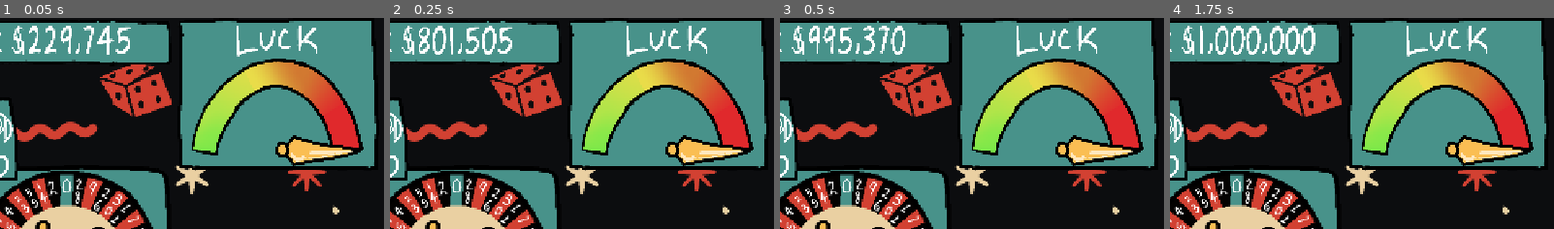
Above: before the commit, frames 1-4 (left to right).
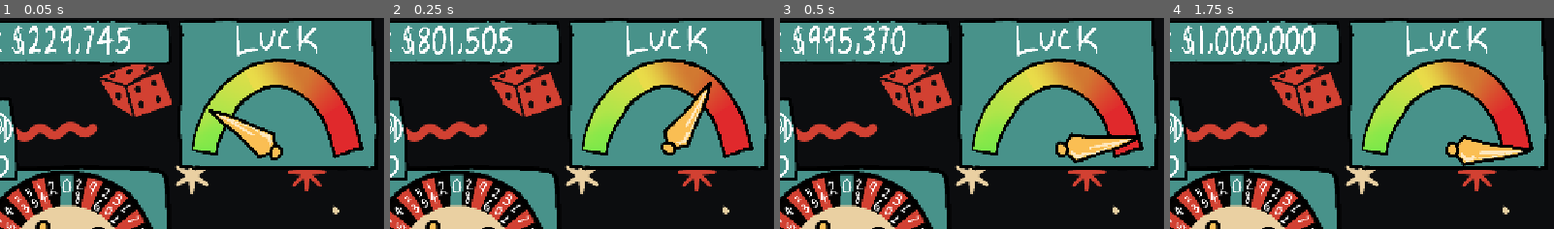
Above: after the commit, the same moments.

Repository: JordanRaia/gmtk-game-jam-2026
Game: Godot game, scene res://MainScene.tscn
Two runs of this game, one before a commit and one after it. Both use one fixed random seed, a clock stepped at 60 frames per second and the inputs below.
Inputs (mouse positions are % of the whole screen's width and height, from its top left):
- Up to frame 1 (0.05 s): no input
- Up to frame 2 (0.25 s): no input
- Up to frame 3 (0.5 s): no input
- Up to frame 4 (1.75 s): drag from (34, 92) to (60, 28) at 0.52 s; drag from (43, 92) to (44, 71) at 1.27 s
The pictures show only the part of the screen within x 50-100%, y 1-51%; the shares and areas given below are measured in that part.

The runs differ from the first frame. In frame 1, 3.5% of the frame differs, in the area x 54-94%, y 43-71%; in frame 2, 3.1%; in frame 3, 1.7%; in frame 4, nothing differs.

Commit message:
added movement to luck dial

Diff:
--- a/Scripts/MainScene.gd
+++ b/Scripts/MainScene.gd
@@ -12,6 +12,12 @@
 @onready var luck_dial: TextureRect = $CanvasLayer/UI_Layer/LuckGauge/LuckDial
 
 var is_spinning: bool = false
+
+const LUCK_DIAL_DURATION: float = 0.8
+var _display_luck: float = 0.0
+var _luck_scroll_from: float = 0.0
+var _luck_target: int = 0
+var _luck_elapsed: float = 0.0
 
 func _ready() -> void:
 	chip_1000.gui_input.connect(func(event: InputEvent): _on_chip_gui_input(event, 1000))
@@ -24,6 +30,9 @@
 	# Start looping the idle animation (first 8 frames)
 	spin_lever.play("idle")
 
+	_display_luck = float(GameState.luck_meter)
+	_luck_target = GameState.luck_meter
+
 func _on_chip_gui_input(event: InputEvent, amount: int) -> void:
 	if event is InputEventMouseButton and event.button_index == MOUSE_BUTTON_LEFT and event.pressed:
 		_on_chip_selected(amount)
@@ -37,14 +46,21 @@
 		GameState.time_remaining -= delta
 
 
-	# --- Update Luck Dial Rotation ---
-	# Maps 0% to 100% across a 180-degree span (-90 degrees to +90 degrees)
-	# Adjust the base angle offset (deg_to_rad) if your art asset points straight up vs sideways by default.
-	var luck_normalized = clamp(GameState.luck_meter, 0, 100) / 100.0
-
-	# 0% is far left (-90°) and 100% is far right (+90°)
-	var target_angle_deg = lerp(-90.0, 90.0, luck_normalized)
-	luck_dial.rotation = deg_to_rad(target_angle_deg)
+	# --- Update Luck Dial Rotation (animated) ---
+	var real_luck: int = clamp(GameState.luck_meter, 0, 100)
+	if real_luck != _luck_target:
+		_luck_scroll_from = _display_luck
+		_luck_target = real_luck
+		_luck_elapsed = 0.0
+
+	if _luck_elapsed < LUCK_DIAL_DURATION:
+		_luck_elapsed += delta
+		var t: float = clamp(_luck_elapsed / LUCK_DIAL_DURATION, 0.0, 1.0)
+		t = 1.0 - pow(1.0 - t, 3.0)
+		_display_luck = lerpf(_luck_scroll_from, float(_luck_target), t)
+
+	var luck_normalized: float = _display_luck / 100.0
+	luck_dial.rotation = deg_to_rad(lerp(-90.0, 90.0, luck_normalized))
 
 # Triggered when clicking the Area2D shape over the lever
 func _on_area_2d_input_event(viewport: Node, event: InputEvent, shape_idx: int) -> void:
